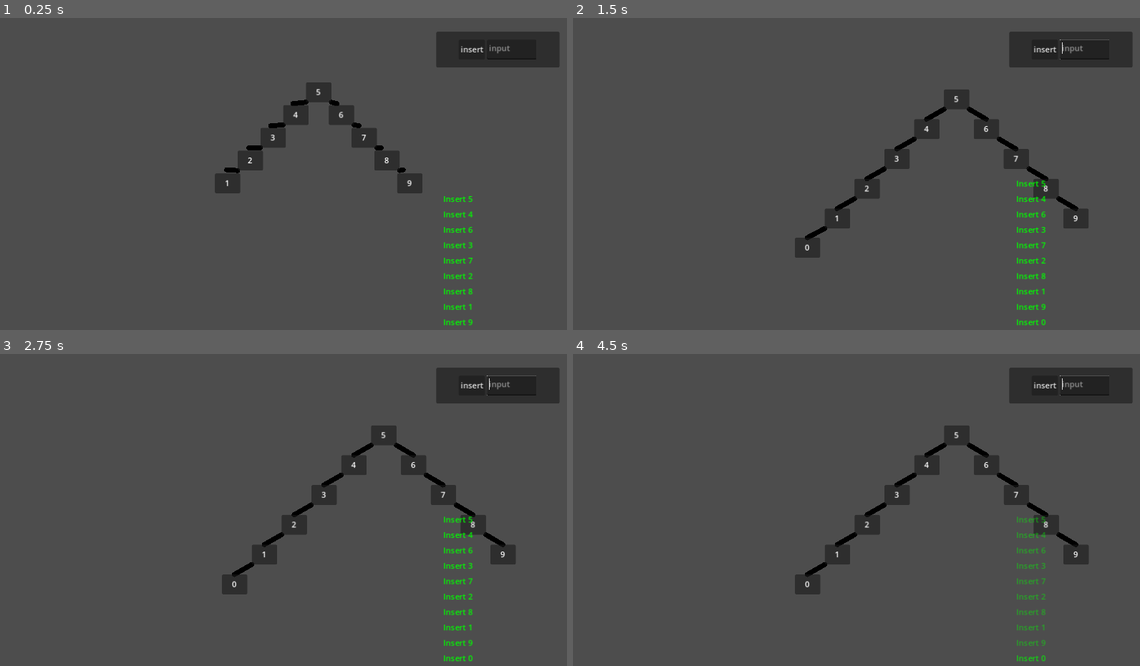
Above: before the commit, frames 1-4 (two rows, left to right).
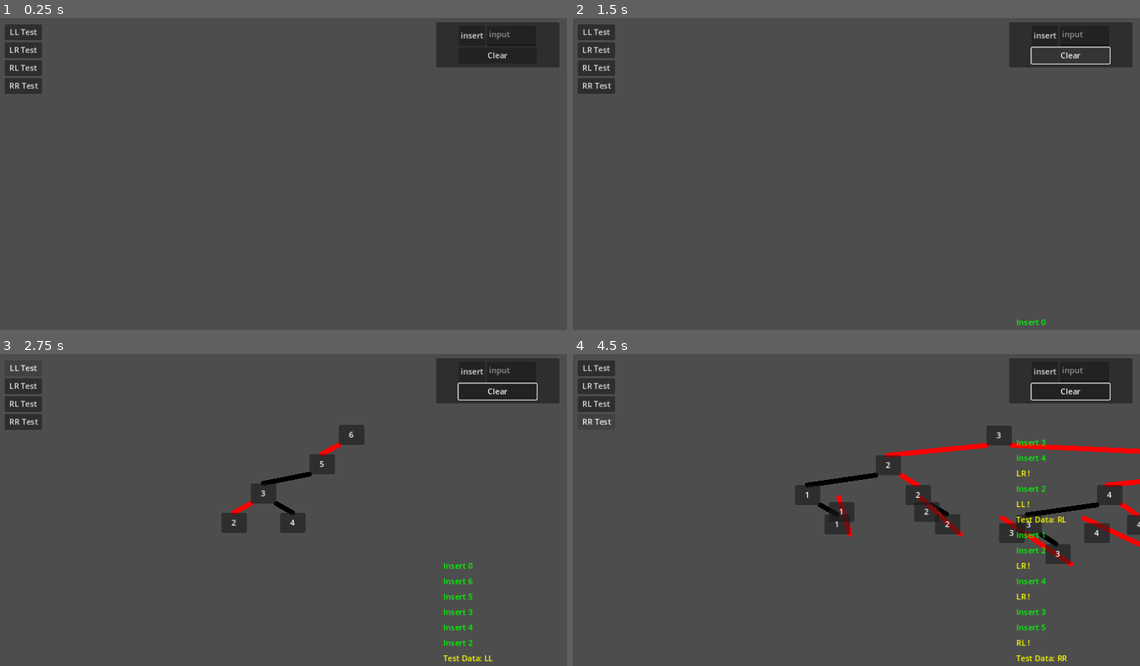
Above: after the commit, the same moments.

Repository: DennisFan11/RBtree
Game: Godot game, scene res://MainScene/MainScene.tscn
The game is run twice, just before and just after one commit, with the same random seed, the same clock (stepped at 60 frames per second) and the same inputs.
Inputs (mouse positions are in pixels of both pictures, inside the frame that each line leads up to):
- Up to frame 1 (0.25 s): no input
- Up to frame 2 (1.5 s): click "insert" at 0.5 s; click (1071, 55) at 1.25 s, where only the run after the commit has a clickable "Clear"
- Up to frame 3 (2.75 s): click (22, 369) at 2 s, where only the run after the commit has a clickable "LL Test"
- Up to frame 4 (4.5 s): click (595, 385) at 2.75 s, where only the run after the commit has a clickable "LR Test"; click (595, 403) at 3.5 s, where only the run after the commit has a clickable "RL Test"; click (595, 422) at 4.25 s, where only the run after the commit has a clickable "RR Test"

The runs differ from the first frame. In frame 1, 5.2% of the frame differs, in the area x 0-99%, y 1-99%; in frame 2, 5.9%; in frame 3, 6.7%; in frame 4, 10%, in the area x 0-100%, y 1-99%.

Commit message:
test buttons
insert 待修正
remove 未完成

Diff:
--- a/MainScene/MainScene.tscn
+++ b/MainScene/MainScene.tscn
@@ -19,7 +19,7 @@
 [node name="Panel" type="Panel" parent="UI/Control"]
 layout_mode = 0
 offset_left = 889.0
-offset_top = 32.0
+offset_top = 13.0
 offset_right = 1137.0
 offset_bottom = 104.0
 
@@ -31,20 +31,27 @@
 grow_horizontal = 2
 grow_vertical = 2
 
-[node name="HBoxContainer" type="HBoxContainer" parent="UI/Control/Panel/CenterContainer"]
+[node name="VBoxContainer" type="VBoxContainer" parent="UI/Control/Panel/CenterContainer"]
+layout_mode = 2
+
+[node name="HBoxContainer" type="HBoxContainer" parent="UI/Control/Panel/CenterContainer/VBoxContainer"]
 custom_minimum_size = Vector2(0, 40)
 layout_mode = 2
 alignment = 1
 
-[node name="Button" type="Button" parent="UI/Control/Panel/CenterContainer/HBoxContainer"]
+[node name="Button" type="Button" parent="UI/Control/Panel/CenterContainer/VBoxContainer/HBoxContainer"]
 layout_mode = 2
 text = "insert"
 
-[node name="TextEdit" type="TextEdit" parent="UI/Control/Panel/CenterContainer/HBoxContainer"]
+[node name="TextEdit" type="TextEdit" parent="UI/Control/Panel/CenterContainer/VBoxContainer/HBoxContainer"]
 unique_name_in_owner = true
 custom_minimum_size = Vector2(100, 0)
 layout_mode = 2
 placeholder_text = "input"
+
+[node name="ClearButton" type="Button" parent="UI/Control/Panel/CenterContainer/VBoxContainer"]
+layout_mode = 2
+text = "Clear"
 
 [node name="Messages" type="VBoxContainer" parent="UI/Control"]
 unique_name_in_owner = true
@@ -61,6 +68,33 @@
 mouse_filter = 2
 alignment = 2
 
+[node name="HBoxContainer" type="VBoxContainer" parent="UI/Control"]
+layout_mode = 0
+offset_left = 21.0
+offset_top = 17.0
+offset_right = 96.0
+offset_bottom = 192.0
+
+[node name="LL" type="Button" parent="UI/Control/HBoxContainer"]
+layout_mode = 2
+focus_mode = 0
+text = "LL Test"
+
+[node name="LR" type="Button" parent="UI/Control/HBoxContainer"]
+layout_mode = 2
+focus_mode = 0
+text = "LR Test"
+
+[node name="RL" type="Button" parent="UI/Control/HBoxContainer"]
+layout_mode = 2
+focus_mode = 0
+text = "RL Test"
+
+[node name="RR" type="Button" parent="UI/Control/HBoxContainer"]
+layout_mode = 2
+focus_mode = 0
+text = "RR Test"
+
 [node name="Tree" type="Node2D" parent="."]
 unique_name_in_owner = true
 
@@ -68,4 +102,9 @@
 unique_name_in_owner = true
 position = Vector2(153, 217)
 
-[connection signal="button_down" from="UI/Control/Panel/CenterContainer/HBoxContainer/Button" to="." method="_on_button_button_down"]
+[connection signal="button_down" from="UI/Control/Panel/CenterContainer/VBoxContainer/HBoxContainer/Button" to="." method="_on_button_button_down"]
+[connection signal="button_down" from="UI/Control/Panel/CenterContainer/VBoxContainer/ClearButton" to="." method="_on_clear_button_button_down"]
+[connection signal="button_down" from="UI/Control/HBoxContainer/LL" to="." method="_on_ll_button_down"]
+[connection signal="button_down" from="UI/Control/HBoxContainer/LR" to="." method="_on_lr_button_down"]
+[connection signal="button_down" from="UI/Control/HBoxContainer/RL" to="." method="_on_rl_button_down"]
+[connection signal="button_down" from="UI/Control/HBoxContainer/RR" to="." method="_on_rr_button_down"]
--- a/MainScene/main_scene.gd
+++ b/MainScene/main_scene.gd
@@ -1,6 +1,4 @@
 class_name MainScene extends Node2D
-
-
 
 #region 外部接口
 static var _tree:Node2D
@@ -26,6 +24,9 @@
 		%Camera2D.zoom *= 0.9
 
 func _on_button_button_down() -> void: ## insert
+	if %TextEdit.text == "":
+		_insert(randi_range(0, 99))
+		return
 	var val:float = %TextEdit.text.to_float()
 	%TextEdit.text = ""
 	_insert(val)
@@ -33,21 +34,21 @@
 func _ready() -> void:
 	_main_scene = self
 	_tree = %Tree
-	for i in [5, 4, 6, 3, 7, 2, 8, 1, 9]:
-		_insert(i)
-
 
 #region 樹操作
 var _root :TreeNode
-@onready var treeCRUD = TreeCRUD.new()
+
+var _tree_insert:TreeInsert = TreeInsert.new()
+var _tree_remove:TreeRemove = TreeRemove.new()
+
 func _insert(val:float):
 	_message("[color=green]Insert "+str(val)+"[/color]")
-	_root = treeCRUD.insert(_root, val)
+	_root = _tree_insert.insert(_root, val)
 	_tree_update()
 
 func _remove(val:float):
 	_message("[color=red]Remove "+str(val)+"[/color]")
-	treeCRUD.remove(_root, val)
+	_root = _tree_remove.remove(_root, val)
 	_tree_update()
 #endregion
 
@@ -62,7 +63,7 @@
 		return last_deepth
 	var curr_deepth = last_deepth+1
 	node._deepth = curr_deepth
-
+	#print(node.val)
 	if node.L:
 		_deep_count(node.L, curr_deepth)
 
@@ -84,26 +85,56 @@
 	%Camera2D.offset = %Camera2D.offset.lerp(_camera_pos, CAMERA_LERP_SPEED * delta)
 #endregion
 
-
 #region Global message
-const MESSAGE_LIVE_TIME:float = 5.0
+var _message_arr = []
+const MESSAGE_LIVE_TIME:float = 10.0
 func _message(str:String):
+	print_rich(str)
 
 	var rich = RichTextLabel.new()
 	rich.custom_minimum_size.y = 27.0
 	rich.bbcode_enabled = true
 	rich.text = str
+	rich.mouse_filter = Control.MOUSE_FILTER_IGNORE
 	%Messages.add_child(rich)
 
 	var tween = get_tree().create_tween()
 	tween.tween_property(rich, "modulate", Color(1.0, 1.0, 1.0, 0.0), MESSAGE_LIVE_TIME)\
 		.set_trans(Tween.TRANS_EXPO).set_ease(Tween.EASE_IN)
+	tween.tween_callback(_message_arr.erase.bind(rich))
 	tween.tween_callback(rich.queue_free)
 
 
+	_message_arr.append(rich)
+	if _message_arr.size() > 15:
+		var node = _message_arr.pop_front()
+		node.queue_free()
+
 #endregion
 
+#region GUI event
+func _on_ll_button_down() -> void:
+	for i in [6, 5, 3, 4, 2]: # LL
+		_insert(i)
+	message("[color=yellow]Test Data: LL [/color]")
 
+func _on_lr_button_down() -> void:
+	for i in [5, 1, 3, 2, 4]: # LR
+		_insert(i)
+	message("[color=yellow]Test Data: LR [/color]")
 
+func _on_rl_button_down() -> void:
+	for i in [1, 5, 3, 4, 2]:
+		_insert(i)
+	message("[color=yellow]Test Data: RL [/color]")
 
-#
+func _on_rr_button_down() -> void:
+	for i in [1, 2, 4, 3, 5]:
+		_insert(i)
+	message("[color=yellow]Test Data: RR [/color]")
+
+func _on_clear_button_button_down() -> void:
+	_root = null
+	for i in %Tree.get_children():
+		i.queue_free()
+#endregion
--- a/TreeCRUD.gd
+++ b/TreeCRUD.gd
@@ -1,64 +1,33 @@
 class_name TreeCRUD extends RefCounted
 
-#region interface NOTE 函數簽名簿不允許更動
+#region Tool Zone
+enum {BLACK, RED, DOUBLE_BLACK}
+func _make_treeNode(val)-> TreeNode: # NOTE 建立節點
+	var node = preload("res://treeNode/treeNode.tscn").instantiate()
+	MainScene.add_new_node(node)
+	node.val = val
+	node.color = RED # 初始化為red
+	return node
+func _delete_treeNode(node:TreeNode): # NOTE 刪除節點
+	node.queue_free()
+func is_left_child(node:TreeNode)-> bool: # NOTE 是左節點
+	return (node.P and node.P.L == node)
+func is_right_child(node:TreeNode)-> bool: # NOTE 是右節點
+	return (node.P and node.P.R == node)
+func get_neighbor(node:TreeNode)->TreeNode:
+	return node.R if is_left_child(node) else node.L
+#endregion
+
+#region
 
 ## 回傳new root
-func insert(root:TreeNode, insert_val:float)-> TreeNode:
-	if !root:
-		var node = _make_treeNode()
-		node.val1 = insert_val
-		return node
-	_insert(root, insert_val)
-	return root
-
-## 回傳new root
-func remove(root:TreeNode, remove_val:float)-> TreeNode:
-	return null
-
+#func insert(root:TreeNode, insert_val:float)-> TreeNode:
+	#return _insert.insert(root, insert_val)
+#
+### 回傳new root
+#func remove(root:TreeNode, remove_val:float)-> TreeNode:
+	#return _remove.remove(root, remove_val)
 #endregion
 
 
-func _make_treeNode()-> TreeNode:
-	var node = preload("res://treeNode/treeNode.tscn").instantiate()
-	MainScene.add_new_node(node)
-	return node
-
-func _delete_treeNode(node:TreeNode):
-	node.queue_free()
-
-
-## TODO 實作RB樹
-
-func _insert(node:TreeNode, val):
-	if node.val1 < val:
-		if node.R:
-			_insert(node.R, val)
-		else:
-			var new_node := _make_treeNode()
-			new_node.val1 = val
-			node.R = new_node
-	else:
-		if node.L:
-			_insert(node.L, val)
-		else:
-			var new_node := _make_treeNode()
-			new_node.val1 = val
-			node.L = new_node
-	return
-
-
-
-
-
-
-
-
-
-
-
-
-
-
-
-
 #
--- /dev/null
+++ b/TreeInsert.gd
@@ -0,0 +1,268 @@
+class_name TreeInsert extends TreeCRUD
+
+
+
+
+#region insert gen by o1
+#static var _root: TreeNode
+#
+#func _insert(root: TreeNode, insert_val: float) -> TreeNode:
+	#if root == null:
+		#_root = _make_treeNode(insert_val)
+		#_root.color = BLACK  # 新的根節點必須是黑色
+		#return _root
+	#
+	## 呼叫二元搜尋樹插入邏輯
+	#_insert_BST(root, insert_val)
+	#
+	## 保證最後的根節點是黑色（可能在最後修正）
+	#if _root != null:
+		#_root.color = BLACK
+	#return _root
+#
+#func _insert_BST(node: TreeNode, val: float) -> TreeNode:
+	#if node == null:
+		#var new_node = _make_treeNode(val)
+		#if _root == null:
+			#_root = new_node
+		#return new_node
+#
+	#if val < node.val:
+		#if node.L == null:
+			#node.L = _make_treeNode(val)
+			#node.L.P = node
+			#_fix_insert(node.L)
+		#else:
+			#_insert_BST(node.L, val)
+	#else:
+		#if node.R == null:
+			#node.R = _make_treeNode(val)
+			#node.R.P = node
+			#_fix_insert(node.R)
+		#else:
+			#_insert_BST(node.R, val)
+	#return node
+#
+#func _fix_insert(node: TreeNode):
+	## 若插入的節點成為根節點，設為黑色
+	#if node == _root:
+		#node.color = BLACK
+		#return
+	#
+	## 如果父節點為紅色，需要進行調整
+	#if node and node.P and node.P.color == RED:
+		#var uncle = get_neighbor(node.P)
+		#
+		## Case 1: 父節點與叔叔節點皆為紅色 => 變色並向上遞迴
+		#if node.P.P and uncle and uncle.color == RED:
+			#node.P.color = BLACK
+			#uncle.color = BLACK
+			#node.P.P.color = RED
+			#_fix_insert(node.P.P)
+		## Case 2: 父節點為紅色，叔叔節點不存在或為黑色 => 透過旋轉修正
+		#elif node.P.P:
+			#node.P.P.color = RED
+			#if node.P.P.L:
+				#node.P.P.L.color = BLACK
+			#if node.P.P.R:
+				#node.P.P.R.color = BLACK
+			#check_state(node)
+#
+#func check_state(node: TreeNode):
+	## 必須確保 node, node.P, node.P.P 存在，否則無法判斷旋轉
+	#if node == null or node.P == null or node.P.P == null:
+		#return
+#
+	## LL：node 是左節點且其父節點也是左節點
+	#if is_left_child(node) and is_left_child(node.P):
+		#MainScene.message("[color=yellow]LL ![/color]")
+		#LL(node.P.P, node.P, node.P.R)
+		#return
+#
+	## LR：node 是右節點且其父節點是左節點
+	#if is_right_child(node) and is_left_child(node.P):
+		#MainScene.message("[color=yellow]LR ![/color]")
+		#LR(node, node.P, node.P.P)
+		#return
+#
+	## RL：node 是左節點且其父節點是右節點（尚未完整實作）
+	#if is_left_child(node) and is_right_child(node.P):
+		#MainScene.message("[color=yellow]RL ![/color]")
+		## TODO: 實作 RL 旋轉
+		#return
+#
+	## RR：node 是右節點且其父節點是右節點（尚未完整實作）
+	#if is_right_child(node) and is_right_child(node.P):
+		#MainScene.message("[color=yellow]RR ![/color]")
+		## TODO: 實作 RR 旋轉
+		#return
+#
+#func LL(grandfather: TreeNode, father: TreeNode, other: TreeNode):
+	## 典型的 LL 對應 Right Rotation
+	#if grandfather == _root:
+		#_root = father
+	#else:
+		#if is_left_child(grandfather):
+			#grandfather.P.L = father
+		#else:
+			#grandfather.P.R = father
+	#father.P = grandfather.P
+#
+	#grandfather.L = other
+	#if other:
+		#other.P = grandfather
+#
+	#father.R = grandfather
+	#grandfather.P = father
+#
+	## 重新調整顏色 (示例：把新父節點設為黑色，原祖父節點設為紅色)
+	#father.color = BLACK
+	#grandfather.color = RED
+#
+#func LR(node: TreeNode, father: TreeNode, grandfather: TreeNode):
+	## 先對 father 做一次左旋
+	#father.R = node.L
+	#if node.L != null:
+		#node.L.P = father
+	#node.L = father
+	#father.P = node
+#
+	## 再對 grandfather 做一次右旋
+	#grandfather.L = node.R
+	#if node.R != null:
+		#node.R.P = grandfather
+	#node.R = grandfather
+	#
+	## 最後連接 node 與曾祖父
+	#node.P = grandfather.P
+	#if grandfather.P == null:
+		#_root = node
+	#else:
+		#if is_left_child(grandfather):
+			#grandfather.P.L = node
+		#else:
+			#grandfather.P.R = node
+#
+	#grandfather.P = node
+#
+	## 顏色調整：將 node 設為黑色，其他設為紅色（依需求可再調整）
+	#node.color = BLACK
+	#father.color = RED
+	#grandfather.color = RED
+
+#endregion
+
+#region insert
+## interface NOTE 函數簽名不允許更動
+func insert(root:TreeNode, insert_val:float) -> TreeNode:
+	if root == null:
+		return _make_treeNode(insert_val)
+
+	# 插入後的平衡與顏色調整
+	_root = root
+	var new_node = _insert_BST(root, insert_val)
+	#_root.color = BLACK # 保證根節點為黑色
+	return _root
+
+static var _root:TreeNode
+func _insert_BST(node:TreeNode, val:float) -> TreeNode:
+	if node == null:
+		return _make_treeNode(val)
+
+	if val < node.val:
+		if node.L == null:
+			node.L = _make_treeNode(val)
+			node.L.P = node
+			_fix_insert(node.L)
+		else:
+			_insert_BST(node.L, val)
+	else:
+		if node.R == null:
+			node.R = _make_treeNode(val)
+			node.R.P = node
+			_fix_insert(node.R)
+		else:
+			_insert_BST(node.R, val)
+	return node
+
+func _fix_insert(node:TreeNode): # 調整顏色,旋轉
+	if node == _root: node.color = BLACK
+	if node and node.P and node.P.color == RED: # NOTE case 1 & case 2
+		if node.P.P and get_neighbor(node.P) and get_neighbor(node.P).color == RED:
+			node.P.color = BLACK
+			get_neighbor(node.P).color = BLACK
+			node.P.P.color = RED
+			_fix_insert(node.P.P)
+		elif node.P.P: # NOTE case 2 變色
+			node.P.P.color = RED
+			if node.P.P.L:
+				node.P.P.L.color = BLACK
+			if node.P.P.R:
+				node.P.P.R.color = BLACK
+			check_state(node.P.P)
+	# NOTE 插入結束
+
+
+
+func check_state(node:TreeNode): # NOTE case 4 旋轉前判斷型態
+	if !(node.P and node.P.P):
+		return
+	## LL case 3
+	if is_left_child(node) and is_left_child(node.P): # NOTE 是左節點 & 父節點是左節點
+		MainScene.message("[color=yellow]LL ![/color]")
+		LL(node.P.P, node.P, node.P.R)
+		return
+	## LR
+	if is_right_child(node) and is_left_child(node.P): # NOTE 是右節點 & 父節點是左節點
+		MainScene.message("[color=yellow]LR ![/color]")
+		#LR(node, node.P, node.P.P) TODO
+		return
+	## RL
+	if is_left_child(node) and is_right_child(node.P): # NOTE 是左節點 & 父節點是右節點
+		MainScene.message("[color=yellow]RL ![/color]")
+		return
+	## RR
+	if is_right_child(node) and is_right_child(node.P): # NOTE 是右節點 & 父節點是右節點
+		MainScene.message("[color=yellow]RR ![/color]")
+		return
+
+func LL(grandfather:TreeNode, father: TreeNode, other: TreeNode):
+	if grandfather == _root:  # 重置根節點
+		_root = father
+	else:
+		if is_left_child(grandfather):
+			grandfather.P.L = father
+		else:
+			grandfather.P.R = father
+	grandfather.P = father
+	if other:
+		other.P = grandfather
+	grandfather.L = other
+	father.R = grandfather
+	father.P = null
+	father.L.color = RED
+	father.R.color = RED
+
+func LR(node:TreeNode, father:TreeNode, grandfather:TreeNode): # BUG
+	node.P = null
+	grandfather.P = node
+	if grandfather == _root:  # 重置根節點
+		_root = node
+	else:
+		if is_left_child(grandfather):
+			grandfather.P.L = node
+		else:
+			grandfather.P.R = node
+	father.R = node.L
+	grandfather.L = node.R
+	if node.L:
+		node.L.P = father.R
+	if node.R:
+		node.R.P = grandfather.L
+
+	_root.L = father
+	father.P = _root
+	_root.R = grandfather
+	grandfather.P = _root
+
+#endregion
--- /dev/null
+++ b/TreeRemove.gd
@@ -0,0 +1,44 @@
+class_name TreeRemove extends TreeCRUD
+
+## interface NOTE 函數簽名不允許更動
+func remove(root:TreeNode, remove_val:float) -> TreeNode:
+	return _remove_BST(root, remove_val)
+
+
+func _remove_BST(node:TreeNode, val:float) -> TreeNode: # TODO BST的remove只充當佔位符
+	if node == null:
+		return null
+	if val == node.val:
+		return _remove(node)  # 返回刪除後的新子樹根
+	elif val < node.val:
+		if node.L:
+			node.L = _remove_BST(node.L, val)  # 更新左子樹
+	else:
+		if node.R:
+			node.R = _remove_BST(node.R, val)  # 更新右子樹
+	return node  # 返回當前節點
+
+
+func _remove(node:TreeNode) -> TreeNode:
+	if !node.L and !node.R:  # 葉節點，直接刪除
+		_delete_treeNode(node)
+		return null  # 該子樹變為空
+	elif node.L and !node.R:  # 僅有左子節點
+		node.L.P = node.P  # 更新子節點的父節點
+		_delete_treeNode(node)
+		return node.L  # 返回新的子樹根
+	elif !node.L and node.R:  # 僅有右子節點
+		node.R.P = node.P  # 更新子節點的父節點
+		_delete_treeNode(node)
+		return node.R  # 返回新的子樹根
+	else:  # 有左右子節點
+		var successor = _find_min(node.R)
+		node.val = successor.val  # 替換當前節點的值
+		node.R = _remove_BST(node.R, successor.val)  # 刪除繼任節點
+		return node  # 返回當前節點
+
+
+func _find_min(node:TreeNode) -> TreeNode:
+	while node.L:
+		node = node.L
+	return node
--- a/treeNode/tree_node.gd
+++ b/treeNode/tree_node.gd
@@ -1,15 +1,18 @@
 class_name TreeNode extends Node2D
 enum {BLACK, RED, DOUBLE_BLACK}
 var color:int
-var val1:float:
+var val:float:
 	set(new):
 		$Panel/Label.text = str(new)
-		val1=new
+		val=new
+var P:TreeNode # 父節點
 var L:TreeNode
 var R:TreeNode
 
+#region for insert
 
 
+#endregion
 
 
 #region 內部邏輯区域
@@ -41,10 +44,14 @@
 	if L:
 		_LL.points = [_get_l_point(), to_local(L._get_self_point())]
 		_LL.default_color = _color_map[L.color]
+	else:
+		_LL.points = []
 
 	if R:
 		_RR.points = [_get_r_point(), to_local(R._get_self_point())]
 		_RR.default_color = _color_map[R.color]
+	else:
+		_RR.points = []
 
 #endregion
 
@@ -52,4 +59,4 @@
 	%TextureButton.disabled = !%TextureButton.is_hovered()
 
 func _on_texture_button_button_down() -> void:
-	MainScene.remove(val1)
+	MainScene.remove(val)
